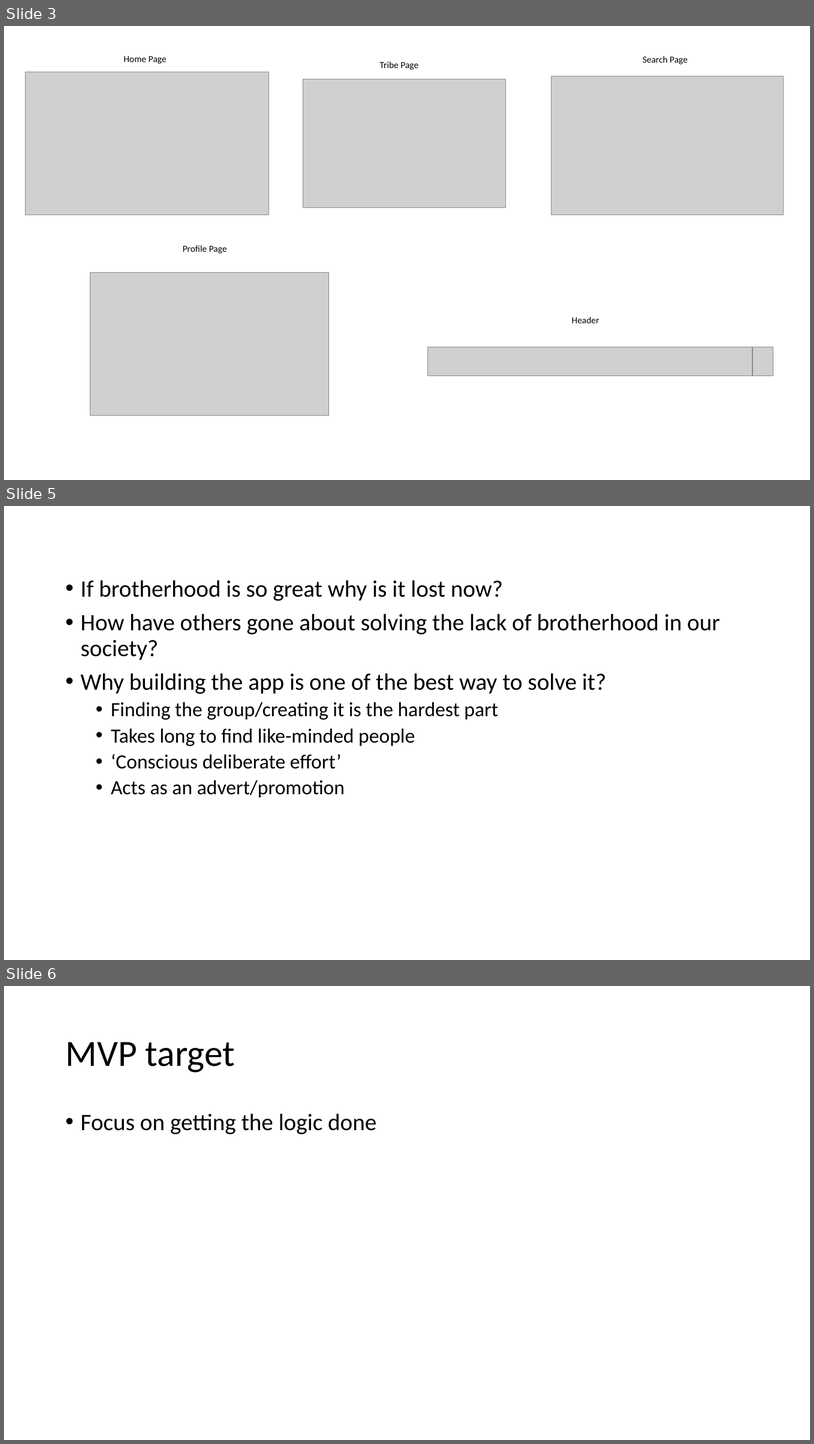
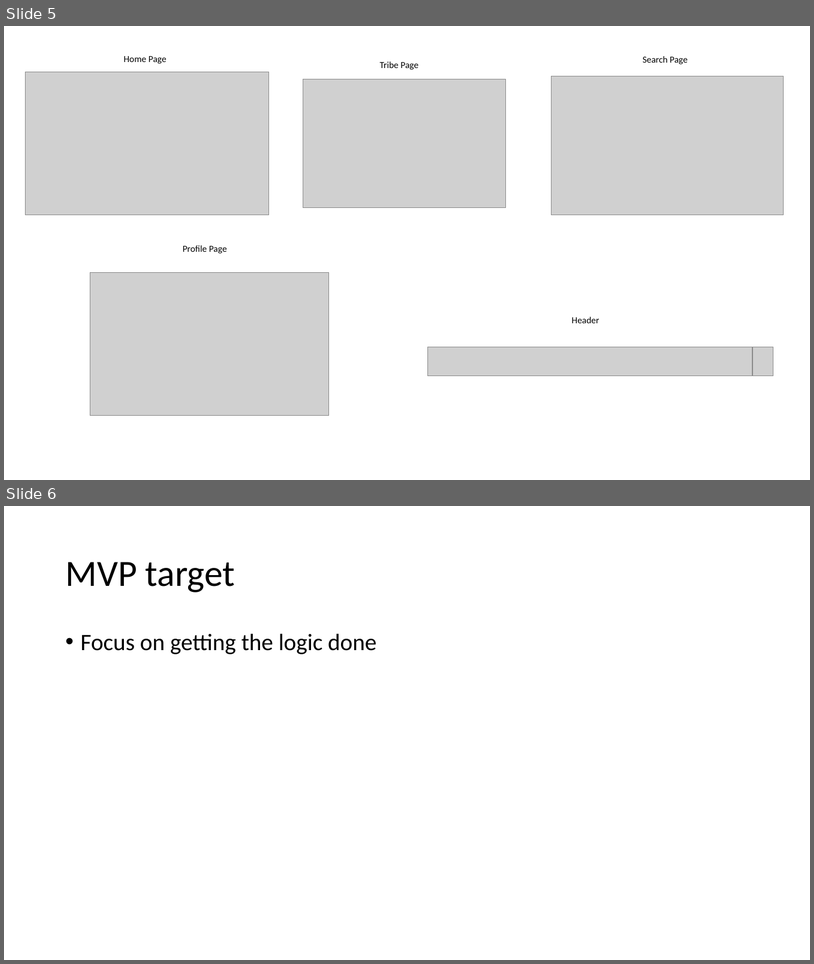
Before and after one commit to AjayaRai/bro-online, a slide deck: Challenge Week/Challenge Week Presentation.pptx. Shown one above the other, each under a label of ours: slides 3, 5 and 6 before the commit, slides 5 and 6 after it; the slides between them are not shown. The pictures are 814x1444 and 814x964 pixels, drawn with LibreOffice and Linux fonts; fonts in the diff are those of the drawing; grey boxes stand for pictures. Boxes give left, top, right and bottom in pixels: in the first picture for what was removed or moved away, otherwise in the second. Text is boxed around its words. In the diff, an @@ line names an element or a change of style, - is before the commit and + after.

```diff
--- a/Challenge Week/Challenge Week Presentation.pptx
+++ b/Challenge Week/Challenge Week Presentation.pptx
@@ slide 5 removed at (4,506,810,960), background #FFFFFF @@
@@ text removed at (81,580,720,798) @@
-• If brotherhood is so great why is it lost now?
-• How have others gone about solving the lack of brotherhood in our society?
-• Why building the app is one of the best way to solve it?
-  • Finding the group/creating it is the hardest part
-  • Takes long to find like-minded people
-  • ‘Conscious deliberate effort’
-  • Acts as an advert/promotion
@@ what was slide 3 is now slide 5 @@
```
Also in this commit, not shown: 3 slides changed, 1 slide added, 1 other file.
